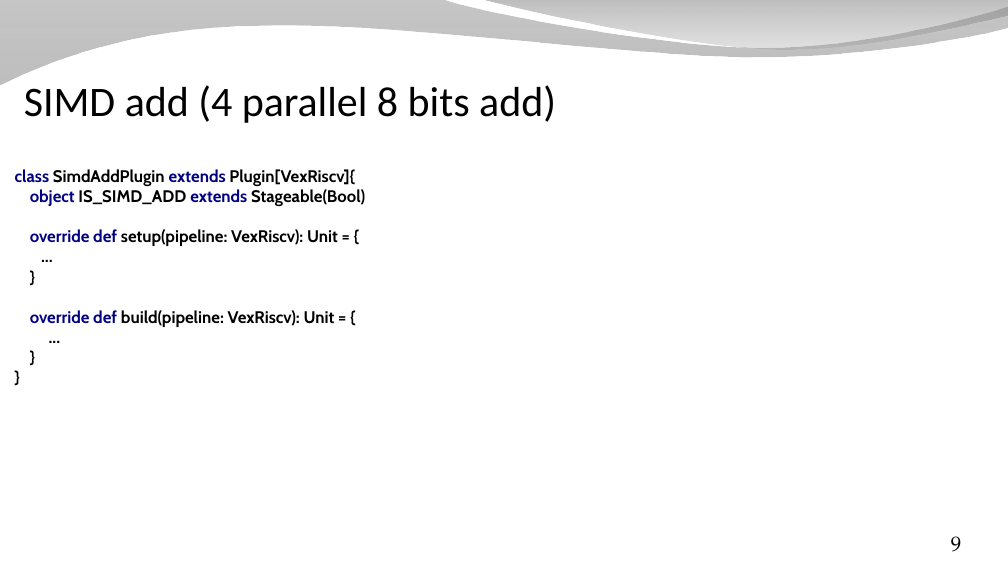
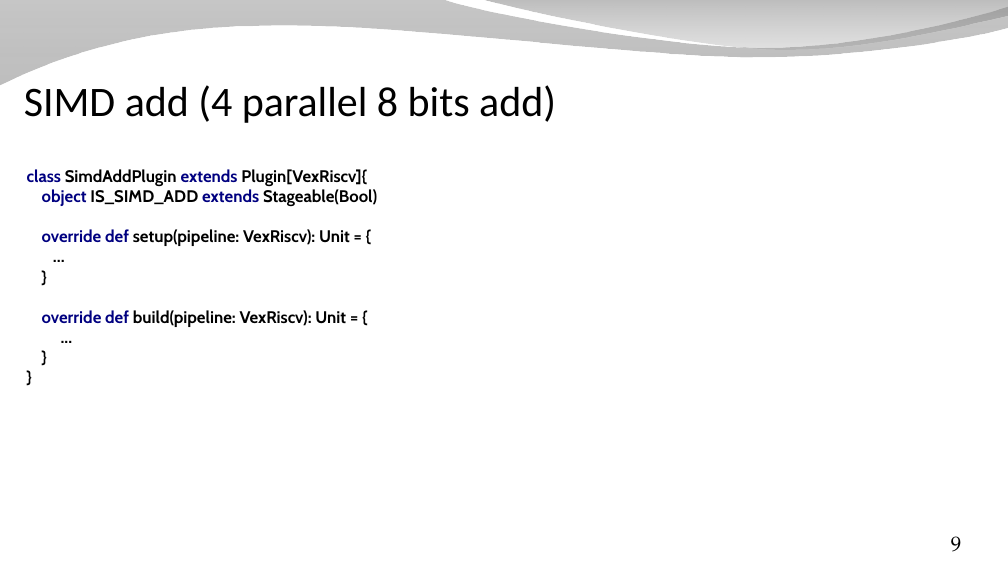
Before and after one commit to SpinalHDL/SpinalDoc, a slide deck: slide 9 of presentation/en/workshop/vexriscv.odp. Drawn at 1008x567 pixels with LibreOffice and Linux fonts; fonts in the diff are those of the drawing; background and template pictures are left out. Boxes give left, top, right and bottom in pixels: in the first picture for what was removed or moved away, otherwise in the second. Text is boxed around its words. In the diff, an @@ line names an element or a change of style, - is before the commit and + after.

```diff
--- a/presentation/en/workshop/vexriscv.odp
+++ b/presentation/en/workshop/vexriscv.odp
@@ text "class SimdAddPlugin extends Plugin[VexRiscv]{ object ...": place and size @@
-text "class SimdAddPlugin extends Plugin[VexRiscv]{ object ..." at (15, 169, 365, 327)
+text "class SimdAddPlugin extends Plugin[VexRiscv]{ object ..." at (27, 169, 377, 327)
```
Also in this commit, not shown: 1 slide added, 4 other files.
